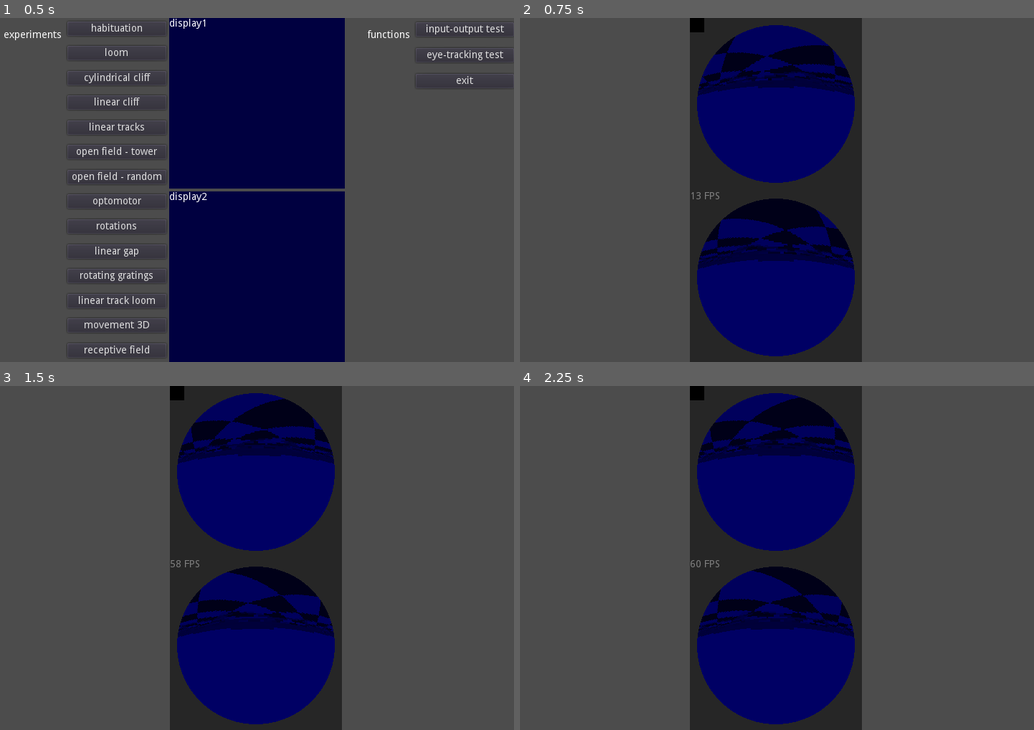
Above: before the commit, frames 1-4 (two rows, left to right).
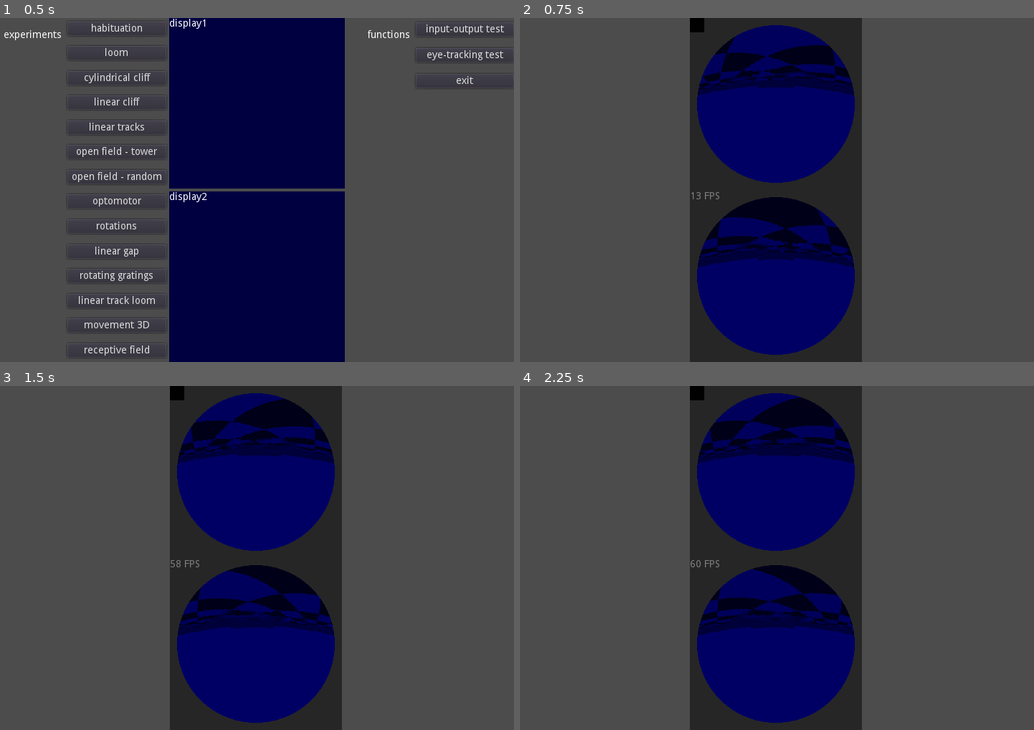
Above: after the commit, the same moments.

Repository: sn-lab/MouseGoggles
Game: Godot game, scene res://sceneSelect.tscn
The game is run twice, just before and just after one commit, with the same random seed, the same clock (stepped at 60 frames per second) and the same inputs.
Inputs (mouse positions are in pixels of both pictures, inside the frame that each line leads up to):
- Up to frame 1 (0.5 s): no input
- Up to frame 2 (0.75 s): click "habituation" at 0.5 s
- Up to frame 3 (1.5 s): tap Enter at 1.25 s; move the mouse to (282, 558) at 1.27 s; tap R at 1.35 s
- Up to frame 4 (2.25 s): tap Space at 2 s; move the mouse to (751, 558) at 2.02 s; hold S from 2.03 s (still down); tap L at 2.1 s

Frame 1 is identical in both runs. In frame 2, 1.0% of the frame differs, in the area x 34-66%, y 52-99%; in frame 3, 1.0%; in frame 4, 1.0%.

Commit message:
Fixed offset (viewport not precisely centered on display)

Diff:
--- a/Godot/MouseVR Godot Project V2.1/HeadKinBody_headset_waveshare_eyer.tscn
+++ b/Godot/MouseVR Godot Project V2.1/HeadKinBody_headset_waveshare_eyer.tscn
@@ -109,7 +109,7 @@
 [node name="TextureRect" type="TextureRect" parent="Control/HBoxContainer/ViewportContainer2"]
 material = SubResource( 5 )
 margin_left = 230.0
-margin_top = 230.0
+margin_top = 228.0
 margin_right = 450.0
 margin_bottom = 450.0
 rect_rotation = 180.0
